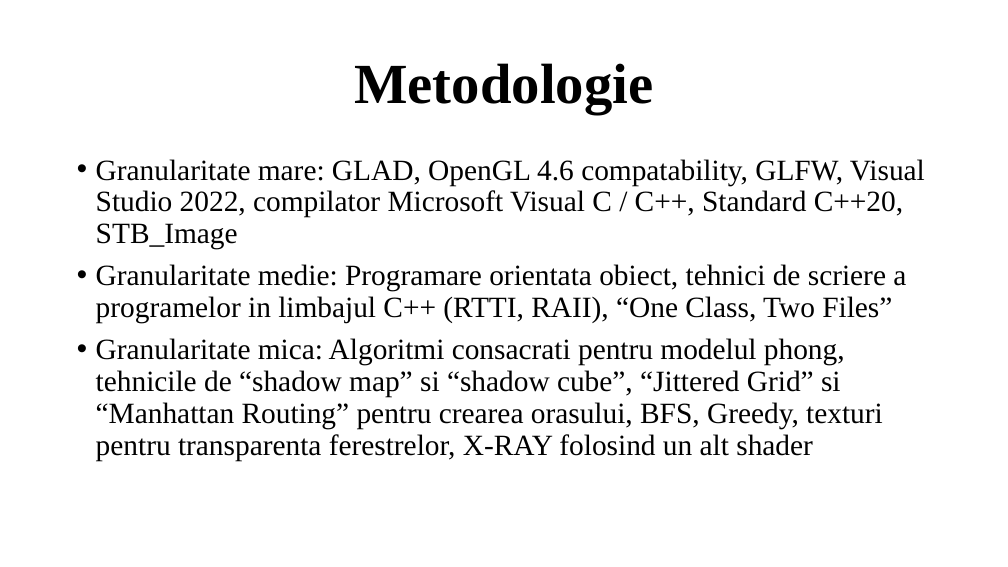
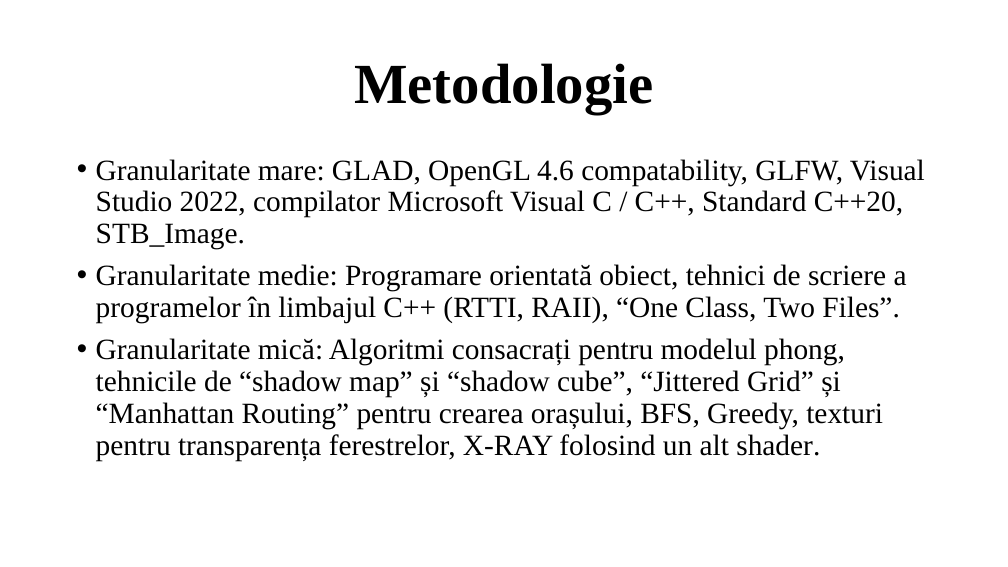
Before and after one commit to RarincaRobertMario/ProiectSPG, a slide deck: slide 3 of PresentareSPG.pptx. Drawn at 1008x567 pixels with LibreOffice and Linux fonts; fonts in the diff are those of the drawing. Boxes give left, top, right and bottom in pixels: in the first picture for what was removed or moved away, otherwise in the second. Text is boxed around its words. In the diff, an @@ line names an element or a change of style, - is before the commit and + after.

```diff
--- a/PresentareSPG.pptx
+++ b/PresentareSPG.pptx
@@ text at [96, 159, 925, 461]: text changed @@
-• Granularitate mare: GLAD, OpenGL 4.6 compatability, GLFW, Visual Studio 2022, compilator Microsoft Visual C / C++, Standard C++20, STB_Image
-• Granularitate medie: Programare orientata obiect, tehnici de scriere a programelor in limbajul C++ (RTTI, RAII), “One Class, Two Files”
-• Granularitate mica: Algoritmi consacrati pentru modelul phong, tehnicile de “shadow map” si “shadow cube”, “Jittered Grid” si “Manhattan Routing” pentru crearea orasului, BFS, Greedy, texturi pentru transparenta ferestrelor, X-RAY folosind un alt shader
+• Granularitate mare: GLAD, OpenGL 4.6 compatability, GLFW, Visual Studio 2022, compilator Microsoft Visual C / C++, Standard C++20, STB_Image.
+• Granularitate medie: Programare orientată obiect, tehnici de scriere a programelor în limbajul C++ (RTTI, RAII), “One Class, Two Files”.
+• Granularitate mică: Algoritmi consacrați pentru modelul phong, tehnicile de “shadow map” și “shadow cube”, “Jittered Grid” și “Manhattan Routing” pentru crearea orașului, BFS, Greedy, texturi pentru transparența ferestrelor, X-RAY folosind un alt shader.
```
Also in this commit, not shown: 4 other slides changed, 1 other file.
